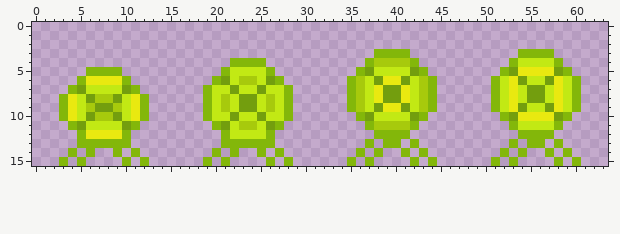
File history of a pixel-art sprite, Assets/Sprites/MapElements/fotoReceptor-deactivated-sheet.png. This is how it looked before the edit.
The file is 64x16 pixels.
The same view after the edit:
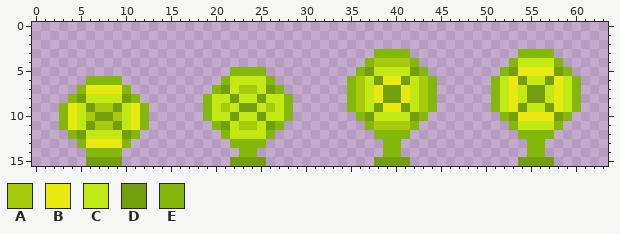
Palette (. is transparent): A #a7ca0c  B #e9e910  C #c2e914  D #739e0e  E #83b70a
Commit message: Receptors visual rework
Diff:
Changed rows in their new state; - is an unchanged pixel.
first column x 3:
 4 -------------------....-----------------------------------
 5 ---....-----------.EEEE.----------------------------------
 6 --.EEEE.---------.E-CC-E.---------------------------------
 7 -.EBBBBE.-------.EDCAACDE.--------------------------------
 8 .EDCCCCDE.--------CDCCDC----------------------------------
 9 ---DAAD---------------------------------------------------
10 ---ADDA---------------------------------------------------
11 EBCDAADCBE------------------------------------------------
12 -EDCCCCDE-------------------------------------------------
13 ---BBBB-----------.----.----------.----.----------.----.--
14 -.--EE--.--------.-.EE.-.--------.-.EE.-.--------.-.EE.-.-
15 .-.DDDD.-.------.-.DDDD.-.------.-.DDDD.-.------.-.DDDD.-.
Changed places in both pictures, as pixel boxes (x1, y1, x2, y2):
changed: (203, 58, 293, 103)
changed: (59, 67, 149, 166)
changed: (203, 139, 293, 166)
changed: (347, 139, 437, 166)
changed: (491, 139, 581, 166)
